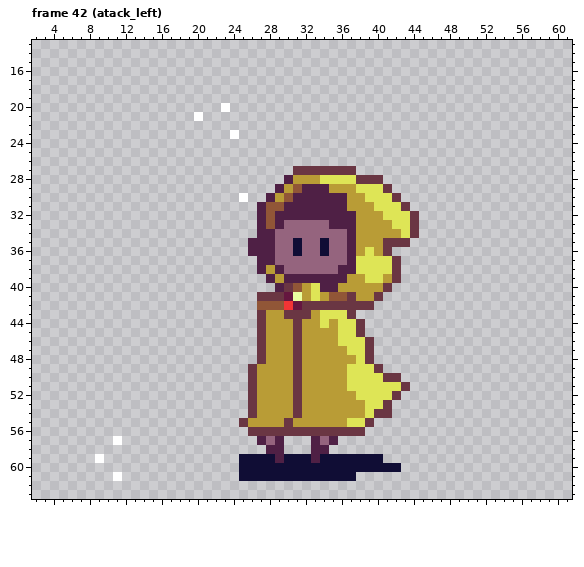
One commit to this pixel-art file: assets/player/littlemage.aseprite. The first picture shows the starting point.
64x64 pixels, 82 frames. Shown: frame 42 (atack_left): x 2..61, y 13..63. The commit also changed other frames, which this record leaves out.
After the commit:
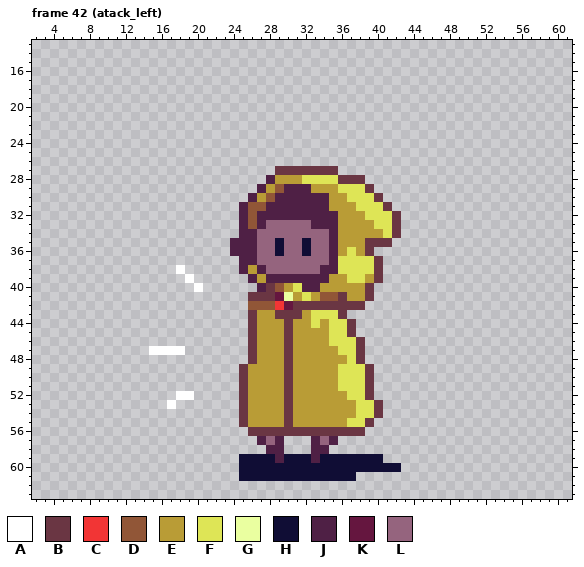
Palette (. is transparent): A #ffffff  B #6a3643  C #f23535  D #915637  E #b99c36  F #dee556  G #eaffa0  H #100d35  J #4f2045  K #65163f  L #95647e
The author wrote: art littlemage attac anim
From old to new:
Changed rows in their new state; - is an unchanged pixel.
Frame 42 (atack_left):
first column x 20:
20 ---.-
21 .----
23 ----.
first column x 9:
27 --------------------BB-----..-------
28 -------------------JEE-FF--BB-..----
29 ------------------JEDJJ-EE-FF-B..---
30 ----------------.JEDJJ----EEFF-B..--
31 ----------------JDDJJ-----EE-FF-B..-
32 ----------------JD-J-------EE-FF-B..
33 ----------------JD-LL---JJ-EE--FFB..
34 ----------------JJLL------JEE---FB..
35 ---------------JJ-LLH-LH-LJEE-BB-..-
36 ---------------JJ-LLH-LH-LJEF-B..---
37 ----------------JJLL------JFF--B..--
38 ---------A------JE-LL----JJFF--B..--
39 ----------A------JE-J-----EEFFEB..--
40 -----------A------JBDEFJJEE---B..---
41 -----------------B--KGEFED-BE-B.----
42 -----------------D--CKB-------.-----
43 -----------------BE-B--EF--B.-------
44 -----------------BE--BE-FEF-B.------
45 -----------------BE--BE---F-B.------
46 -----------------BE--BE---F--B.-----
47 ------AAAA-------BE--BE----F-B.-----
48 -----------------BE--BE-----FB.-----
49 ----------------BE---BE----F--B.----
50 ----------------BE---BE----F--B...--
51 ----------------BE---BE----F--B....-
52 ---------AA-----BE---BE-----F-B...--
53 --------A-------BE---BE------F-B.---
54 ----------------BE---BE------F--.---
57 --.---------------------------------
59 .-----------------------------------
61 --.---------------------------------
Where, in picture pixels (left, top, right, bottom), the same in both pictures:
erased: (194, 103, 239, 139)
changed: (149, 166, 419, 418)
erased: (95, 436, 122, 481)
